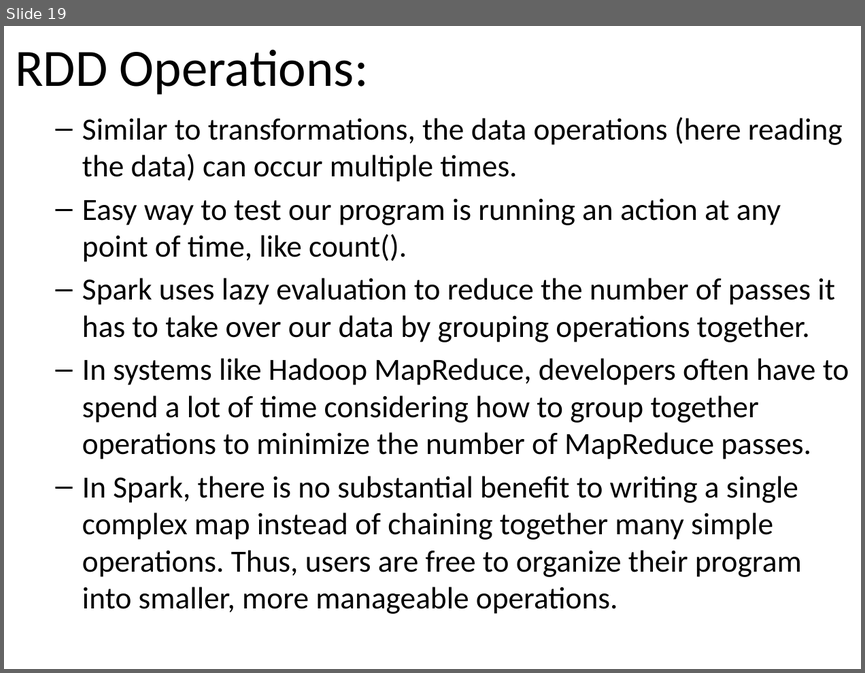
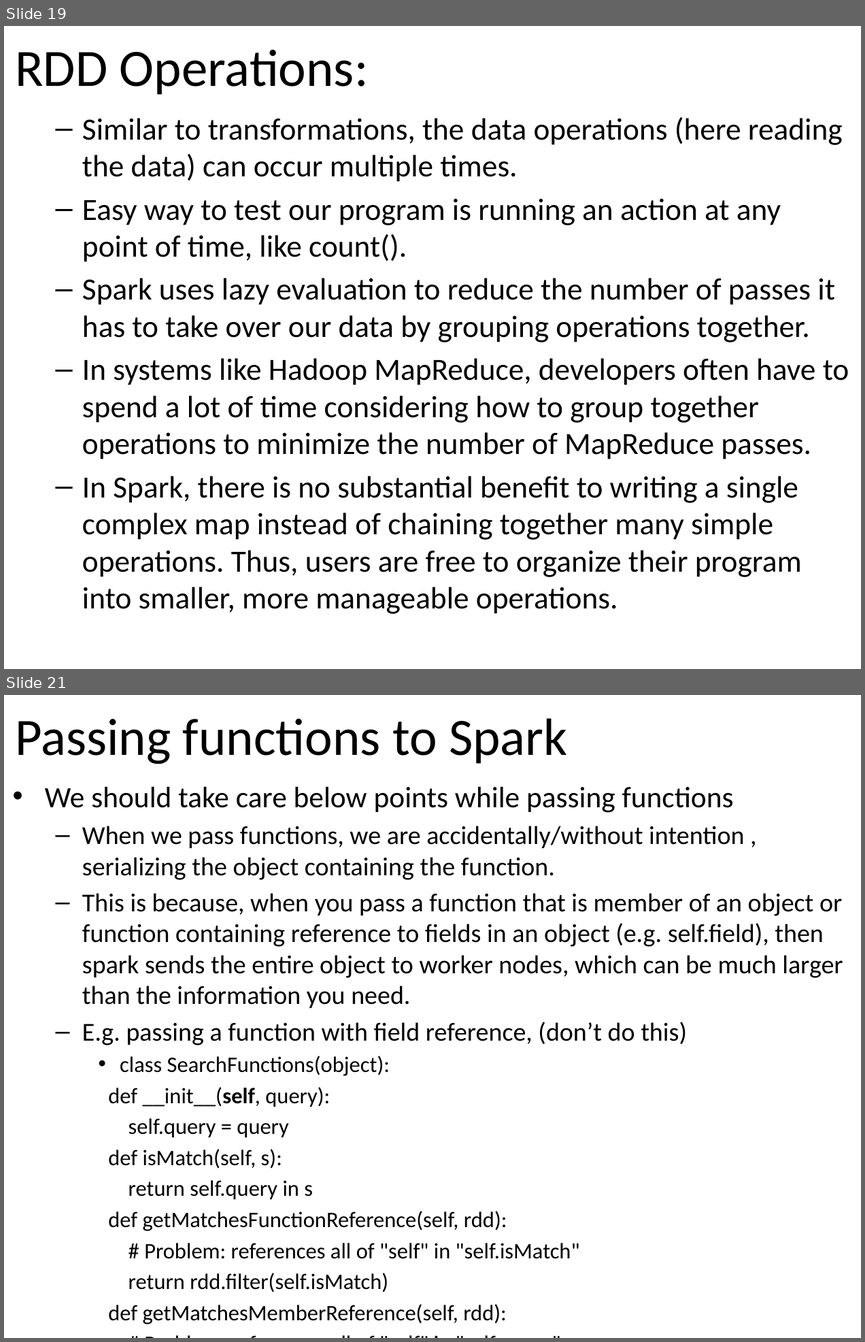
Before and after one commit to email2dorababu/SCALA_Reading, a slide deck: Spark_PPT/Spark_Learning_Spark_part2.pptx. Shown one above the other, each under a label of ours: slide 19 before the commit, slides 19 and 21 after it; the slides between them are not shown. The pictures are 865x673 and 865x1342 pixels, drawn with LibreOffice and Linux fonts; fonts in the diff are those of the drawing. Boxes give left, top, right and bottom in pixels: in the first picture for what was removed or moved away, otherwise in the second. Text is boxed around its words. In the diff, an @@ line names an element or a change of style, - is before the commit and + after.

```diff
--- a/Spark_PPT/Spark_Learning_Spark_part2.pptx
+++ b/Spark_PPT/Spark_Learning_Spark_part2.pptx
@@ slide 21 added at (4, 695, 861, 1338), background #FFFFFF @@
@@ title added at (15, 718, 567, 764), 44 pt, text #000000 @@
+Passing functions to Spark
@@ text added at (45, 787, 842, 1324), 21.7 pt, text #000000 @@
+• We should take care below points while passing functions
+  – When we pass functions, we are accidentally/without intention , serializing the object containing the function.
+  – This is because, when you pass a function that is member of an object or function containing reference to fields in an object (e.g. self.field), then spark sends the entire object to worker nodes, which can be much larger than the information you need.
+  – E.g. passing a function with field reference, (don’t do this)
+    • class SearchFunctions(object):
+    def __init__(self, query):
+    self.query = query
+    def isMatch(self, s):
+    return self.query in s
+    def getMatchesFunctionReference(self, rdd):
+    # Problem: references all of "self" in "self.isMatch"
+    return rdd.filter(self.isMatch)
+    def getMatchesMemberReference(self, rdd):
+    # Problem: references all of "self" in "self.query"
+    return rdd.filter(lambda x: self.query in x)
```
Also in this commit, not shown: 1 slide changed, 5 other slides added.
